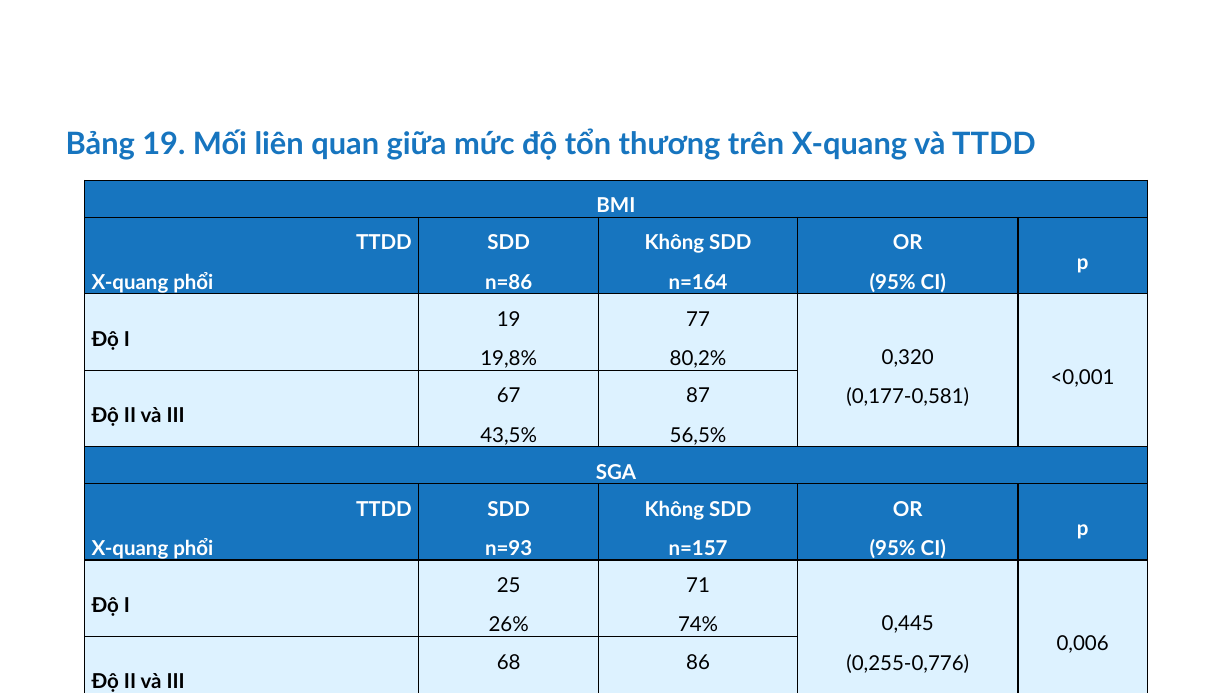
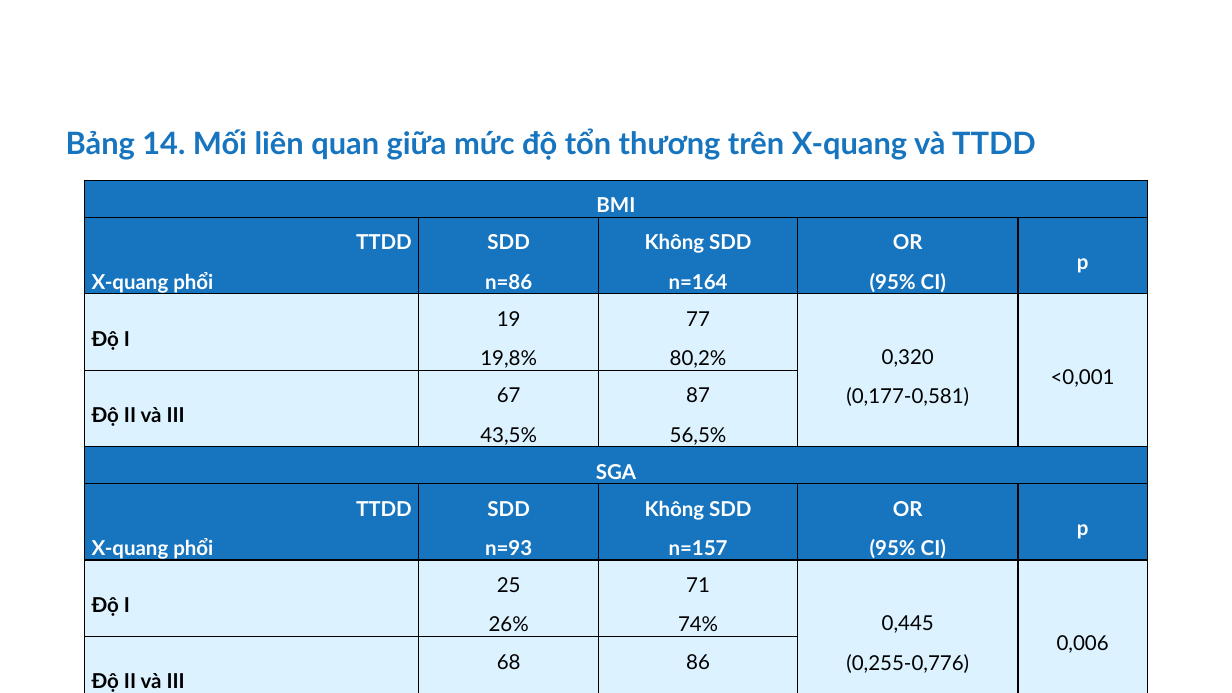
Before and after one commit to MedPocket/HPMUGraduation-thesis, a slide deck: slide 45 of Thuc-trang-va-mot-so-yeu-to-lien-quan-dinh-duong-BN-lao-phoi_Nhat-Nguyen.pptx (slide 42 before the commit). Drawn at 1232x693 pixels with LibreOffice and Linux fonts; fonts in the diff are those of the drawing; background and template pictures are left out. Boxes give left, top, right and bottom in pixels: in the first picture for what was removed or moved away, otherwise in the second. Text is boxed around its words. In the diff, an @@ line names an element or a change of style, - is before the commit and + after.

```diff
--- a/Thuc-trang-va-mot-so-yeu-to-lien-quan-dinh-duong-BN-lao-phoi_Nhat-Nguyen.pptx
+++ b/Thuc-trang-va-mot-so-yeu-to-lien-quan-dinh-duong-BN-lao-phoi_Nhat-Nguyen.pptx
@@ text at <box>66,128,1036,160</box>: text changed @@
-Bảng 19. Mối liên quan giữa mức độ tổn thương trên X-quang và TTDD
+Bảng 14. Mối liên quan giữa mức độ tổn thương trên X-quang và TTDD
```
Also in this commit, not shown: 34 other slides changed, 8 slides added, 7 slides removed.
